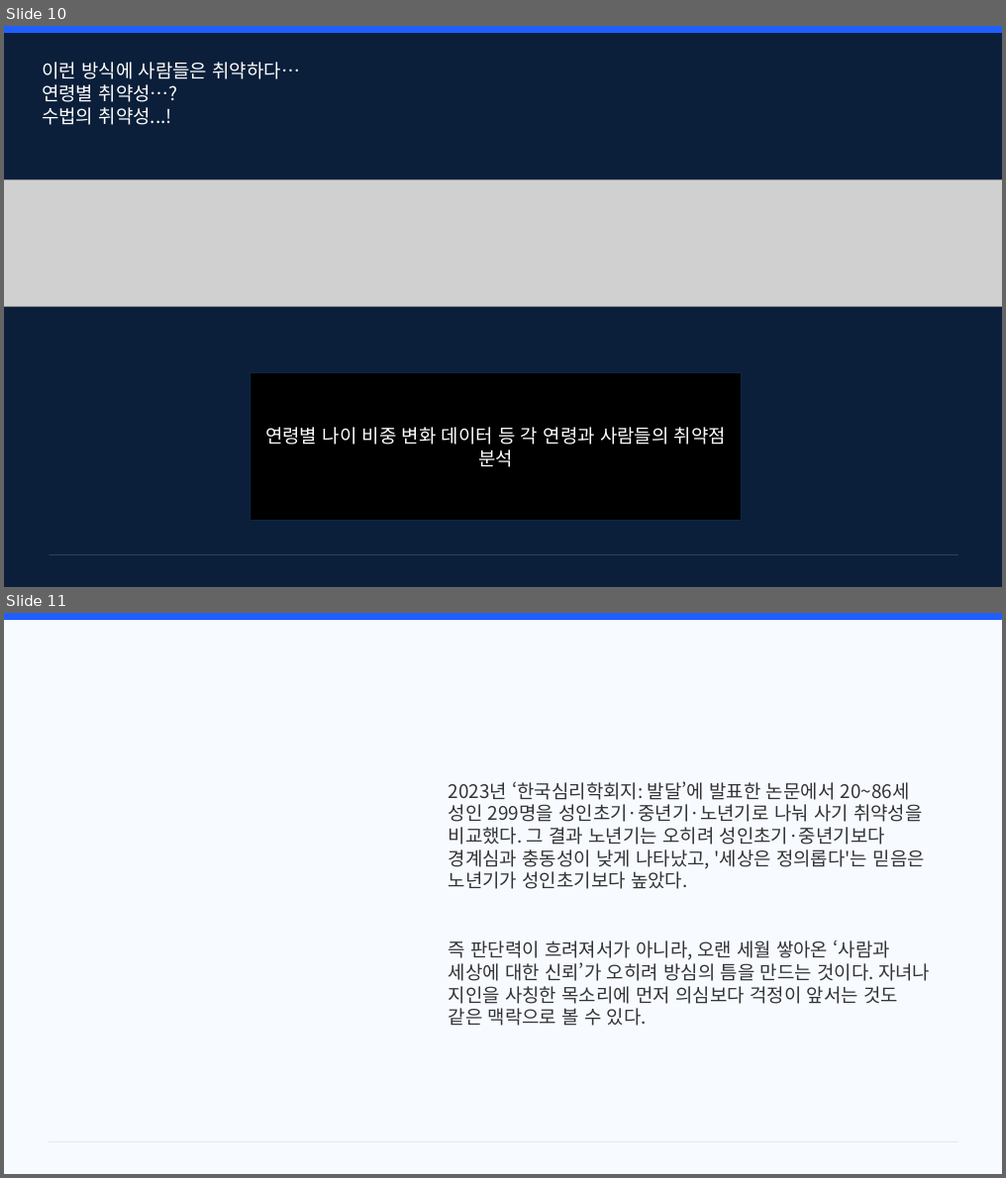
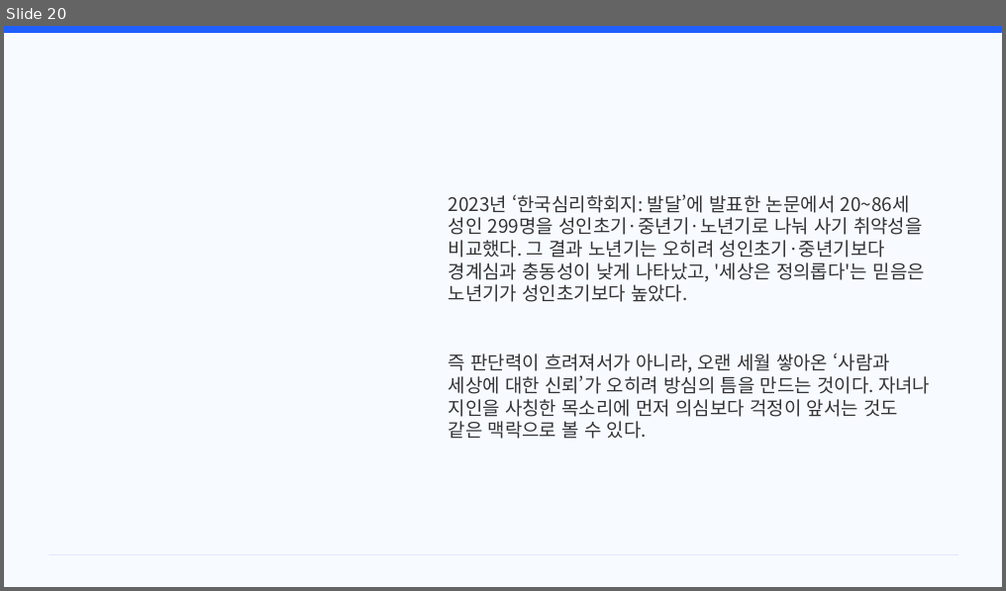
Before and after one commit to hamhj7694/AIXTeamProject2, a slide deck: 01_docs/01_proposal/01.frow/03_제안서 본작성.pptx. Shown one above the other, each under a label of ours: slides 10 and 11 before the commit, slide 20 after it. The pictures are 1006x1178 and 1006x591 pixels, drawn with LibreOffice and Linux fonts; fonts in the diff are those of the drawing; grey boxes stand for pictures. Boxes give left, top, right and bottom in pixels: in the first picture for what was removed or moved away, otherwise in the second. Text is boxed around its words. In the diff, an @@ line names an element or a change of style, - is before the commit and + after.

```diff
--- a/01_docs/01_proposal/01.frow/03_제안서 본작성.pptx
+++ b/01_docs/01_proposal/01.frow/03_제안서 본작성.pptx
@@ slide 10 removed at [4, 26, 1002, 587], background #0B1F3A; not listed: 1 template element that a slide beside it also shows @@
@@ text removed at [42, 62, 300, 125] @@
-이런 방식에 사람들은 취약하다…
-연령별 취약성…?
-수법의 취약성...!
@@ picture removed at [4, 180, 1002, 307] @@
@@ rectangle removed at [251, 373, 742, 521] @@
-연령별 나이 비중 변화 데이터 등 각 연령과 사람들의 취약점 분석
@@ line removed from (49, 556) to (958, 556) @@
@@ what was slide 11 is now slide 20 @@
```
Also in this commit, not shown: 4 slides changed, 10 slides added, 7 other files.
